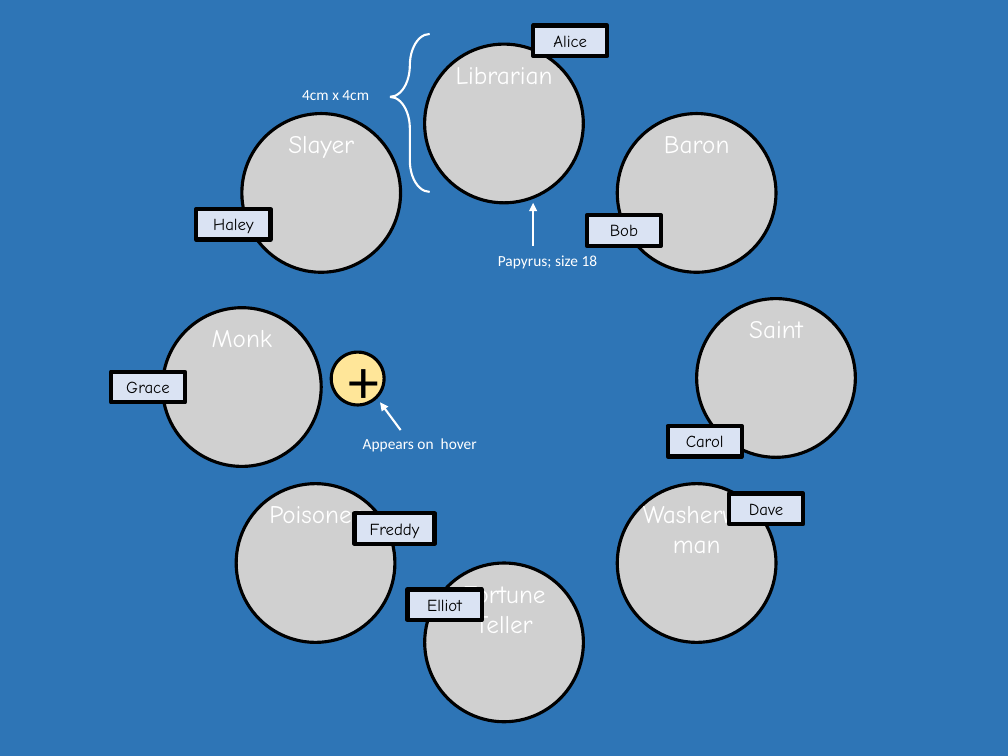
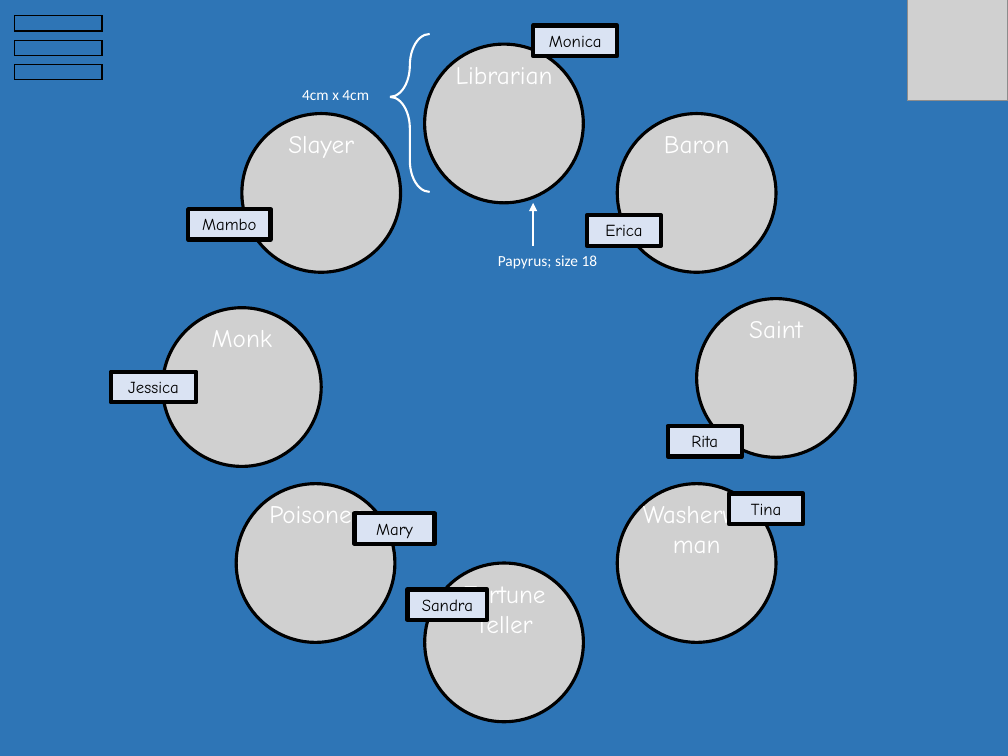
Before and after one commit to Nathan3-14/grimoire-nea, a slide deck: slide 11 of mockup.pptx (slide 8 before the commit). Drawn at 1008x756 pixels with LibreOffice and Linux fonts; fonts in the diff are those of the drawing; grey boxes stand for pictures. Boxes give left, top, right and bottom in pixels: in the first picture for what was removed or moved away, otherwise in the second. Text is boxed around its words. In the diff, an @@ line names an element or a change of style, - is before the commit and + after.

```diff
--- a/mockup.pptx
+++ b/mockup.pptx
@@ rectangle added at (x1=14, y1=16, x2=102, y2=31), outline #000000 1 pt @@
@@ rectangle removed at (x1=533, y1=25, x2=608, y2=55) @@
-Alice
@@ rectangle added at (x1=533, y1=25, x2=618, y2=55), fill #DAE3F3, outline #000000 3 pt, 12 pt, text #000000 @@
+Monica
@@ picture added at (x1=907, y1=0, x2=1008, y2=101) @@
@@ rectangle added at (x1=14, y1=40, x2=102, y2=55), outline #000000 1 pt @@
@@ rectangle added at (x1=14, y1=65, x2=102, y2=80), outline #000000 1 pt @@
@@ rectangle "Mambo" resized from (x1=197, y1=209, x2=271, y2=239) to (x1=188, y1=209, x2=271, y2=239) @@
@@ text in rectangle at (x1=202, y1=218, x2=256, y2=230): text changed @@
-Haley
+Mambo
@@ text in rectangle at (x1=605, y1=224, x2=642, y2=236): text changed @@
-Bob
+Erica
@@ ellipse removed at (x1=332, y1=352, x2=384, y2=404) @@
-+
@@ rectangle removed at (x1=111, y1=372, x2=185, y2=402) @@
-Grace
@@ rectangle added at (x1=111, y1=372, x2=197, y2=402), fill #DAE3F3, outline #000000 3 pt, 12 pt, text #000000 @@
+Jessica
@@ arrow removed from (400, 430) to (380, 402) @@
@@ text removed at (x1=363, y1=438, x2=477, y2=452) @@
-Appears on hover
@@ text in rectangle at (x1=691, y1=435, x2=718, y2=447): text changed @@
-Carol
+Rita
@@ text in rectangle at (x1=751, y1=503, x2=782, y2=515): text changed @@
-Dave
+Tina
@@ text in rectangle at (x1=376, y1=524, x2=413, y2=539): text changed @@
-Freddy
+Mary
@@ rectangle "Sandra" resized from (x1=407, y1=590, x2=482, y2=620) to (x1=407, y1=590, x2=487, y2=620) @@
@@ text in rectangle at (x1=422, y1=599, x2=473, y2=611): text changed @@
-Elliot
+Sandra
```
Also in this commit, not shown: 15 other slides changed, 8 slides added, 1 slide removed.
